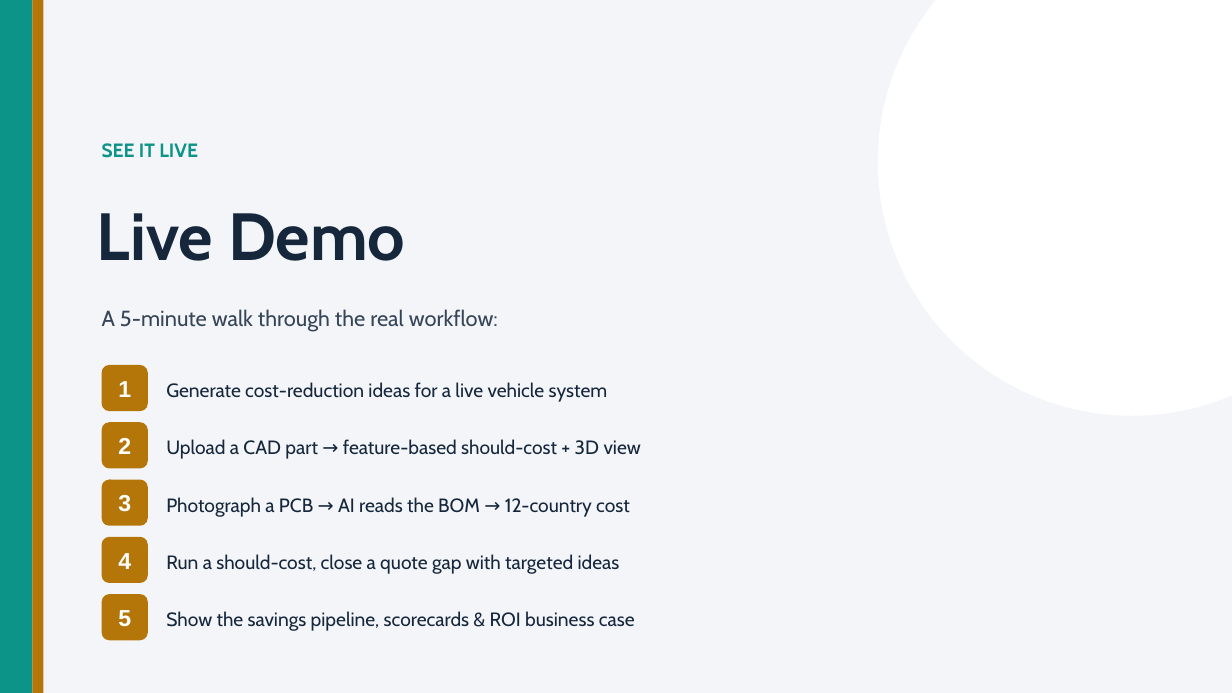
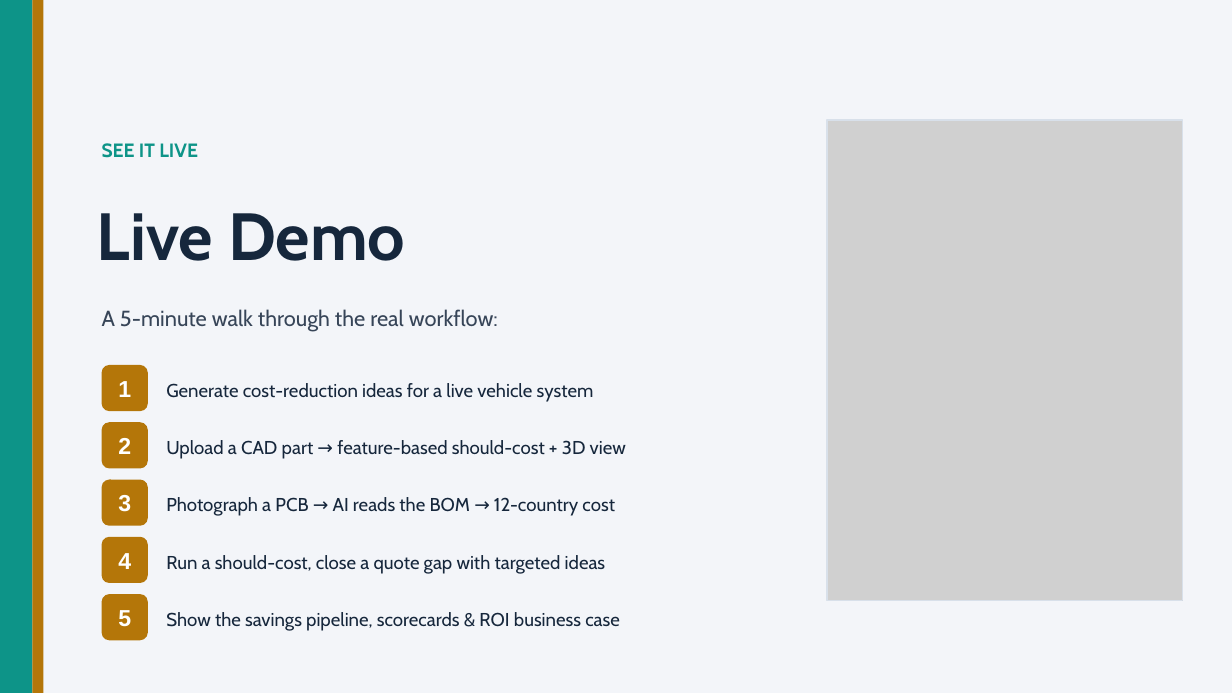
Before and after one commit to bhosaleavinash546/leamington-marathi, a slide deck: slide 19 of BrainSpark_Director_Presentation.pptx. Drawn at 1232x693 pixels with LibreOffice and Linux fonts; fonts in the diff are those of the drawing; grey boxes stand for pictures. Boxes give left, top, right and bottom in pixels: in the first picture for what was removed or moved away, otherwise in the second. Text is boxed around its words. In the diff, an @@ line names an element or a change of style, - is before the commit and + after.

```diff
--- a/BrainSpark_Director_Presentation.pptx
+++ b/BrainSpark_Director_Presentation.pptx
@@ ellipse removed at (878, 0, 1232, 416) @@
@@ picture added at (827, 120, 1183, 601) @@
@@ rectangle added at (827, 120, 1183, 601), outline #D8E0EA 1 pt @@
@@ size 15 to 14.5 pt in 5 elements at (166, 383, 594, 402), (166, 440, 626, 459), (166, 497, 615, 516), (166, 555, 605, 574), (166, 612, 620, 631) @@
```
Also in this commit, not shown: 2 other slides changed, 1 other file.
